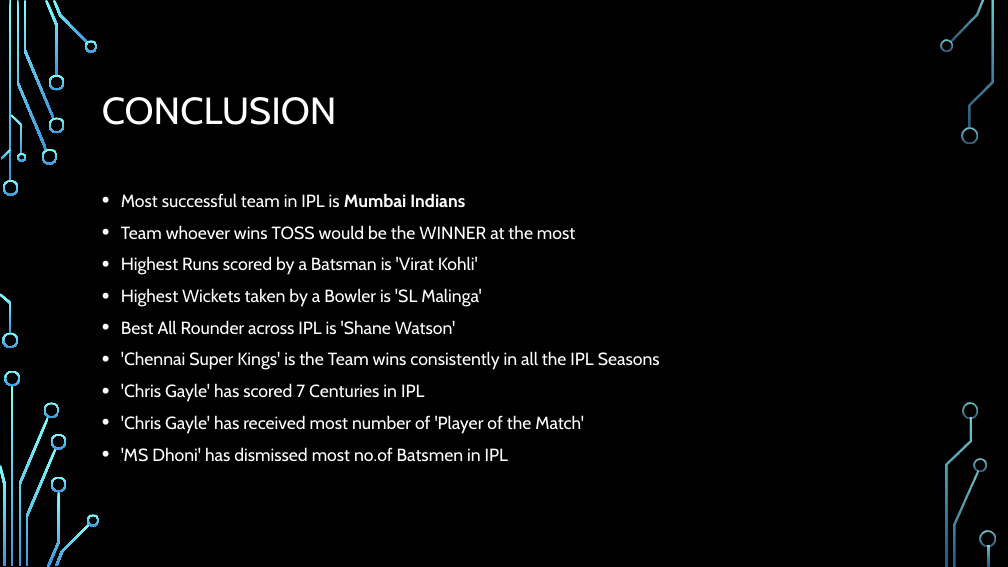
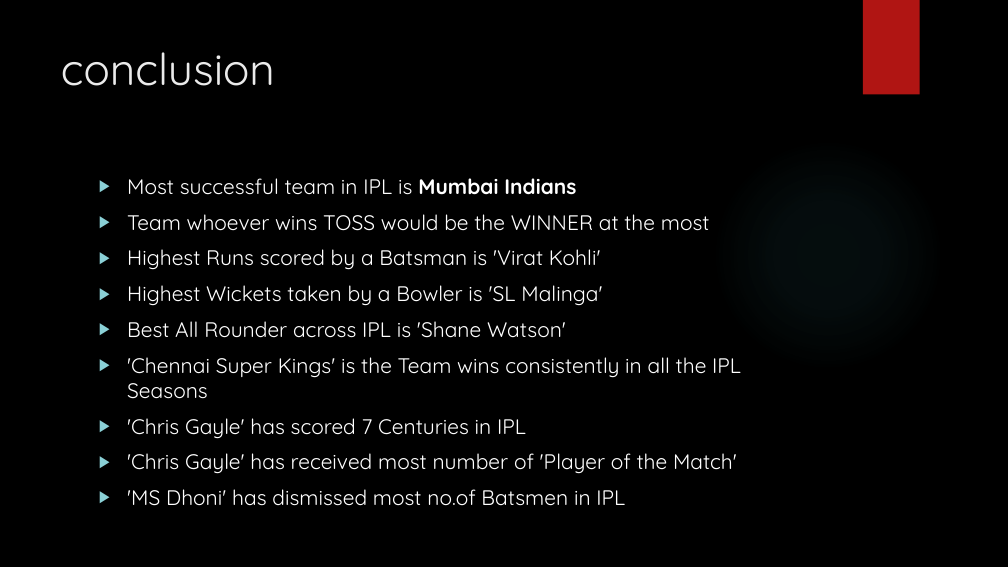
Before and after one commit to ksranjith786/python, a slide deck: slide 20 of insaid/Project/IPL/Presentation_EDA_IPL.pptx (slide 19 before the commit). Drawn at 1008x567 pixels with LibreOffice and Linux fonts; fonts in the diff are those of the drawing; background and template pictures are left out. Boxes give left, top, right and bottom in pixels: in the first picture for what was removed or moved away, otherwise in the second. Text is boxed around its words. In the diff, an @@ line names an element or a change of style, - is before the commit and + after.

```diff
--- a/insaid/Project/IPL/Presentation_EDA_IPL.pptx
+++ b/insaid/Project/IPL/Presentation_EDA_IPL.pptx
@@ rectangle added at (863,0,920,95), fill #B01513 @@
@@ title "conclusion" at (61,52,275,86): vertical alignment middle to top @@
@@ title at (61,52,275,86): text changed; size 36 to 42 pt; font Cabin to Quicksand; text colour #FFFFFF to #EBEBEB @@
-CONCLUSION
+conclusion
@@ ellipse added at (712,138,944,371), fill gradient #50B9C1 @@
@@ text "Most successful team in IPL ...": place and size @@
-text "Most successful team in IPL ..." at (121,193,660,462)
+text "Most successful team in IPL ..." at (127,178,741,506)
@@ text "Most successful team in IPL ..." at (127,178,741,506): size 16.8 to 20 pt, font Cabin to Quicksand; bullet • to ▶ @@
@@ group removed at (0,0,996,567): 33 freeform shapes, 3 rectangles @@
```
Also in this commit, not shown: 19 other slides changed, 1 slide added.
